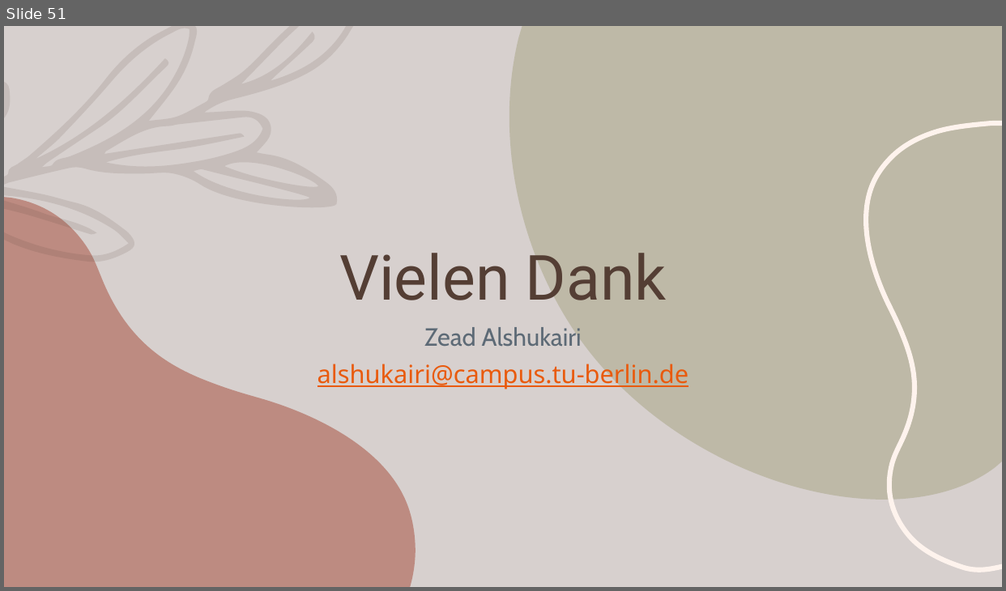
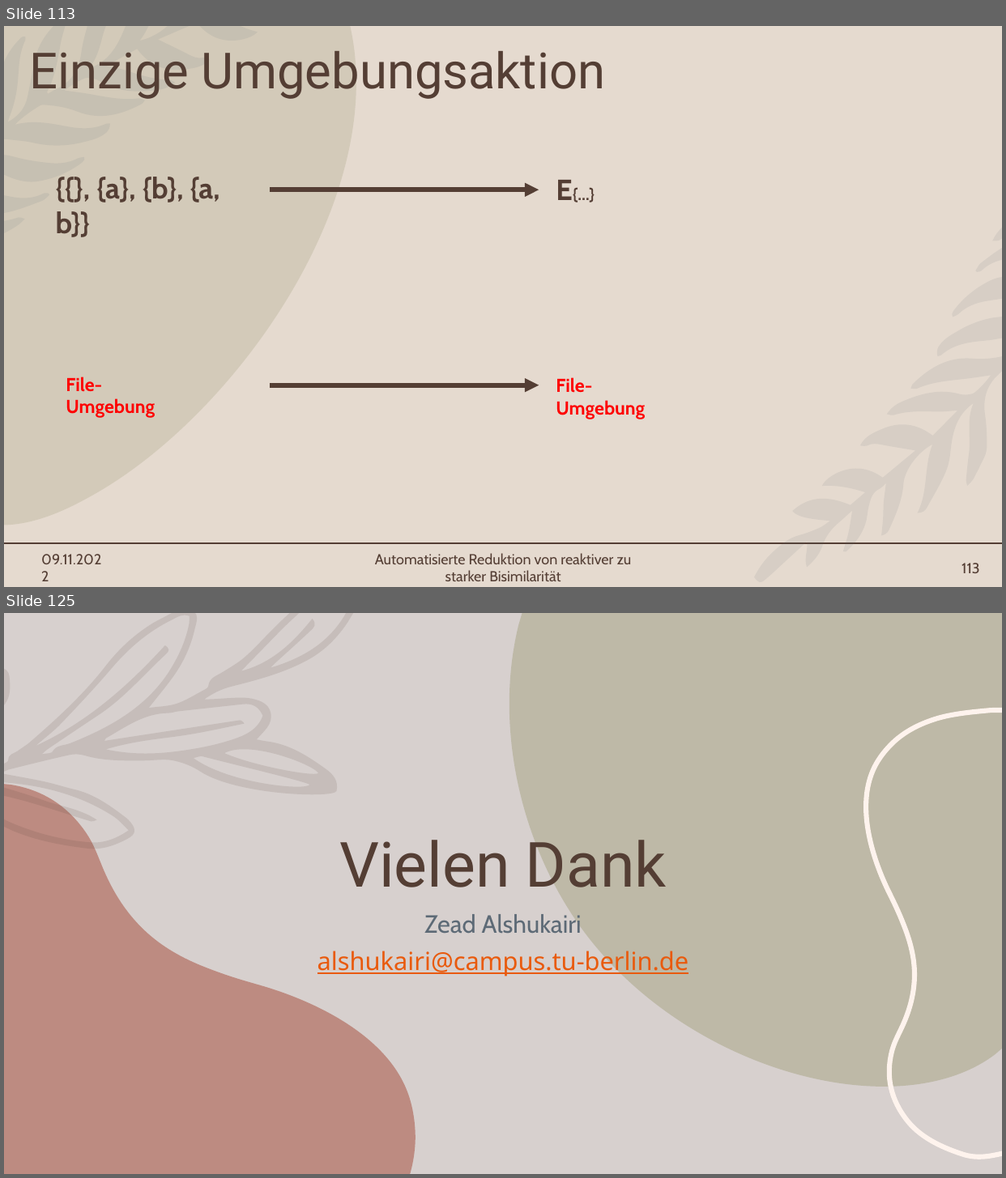
Before and after one commit to Mieneas/Automatisierte-Reduktion-von-reaktiver-zu-starker-Bisimilaritaet, a slide deck: thesis/FoKo-presentation/Automatisierte Reduktion von reaktiver zu starker Bisimilarität.pptx. Shown one above the other, each under a label of ours: slide 51 before the commit, slides 113 and 125 after it; the slides between them are not shown. The pictures are 1006x591 and 1006x1178 pixels, drawn with LibreOffice and Linux fonts; fonts in the diff are those of the drawing. Boxes give left, top, right and bottom in pixels: in the first picture for what was removed or moved away, otherwise in the second. Text is boxed around its words. In the diff, an @@ line names an element or a change of style, - is before the commit and + after.

```diff
--- a/thesis/FoKo-presentation/Automatisierte Reduktion von reaktiver zu starker Bisimilarität.pptx
+++ b/thesis/FoKo-presentation/Automatisierte Reduktion von reaktiver zu starker Bisimilarität.pptx
@@ slide 113 added at <box>4,26,1002,587</box>, background #E5DACF @@
@@ freeform shape added at <box>4,26,356,525</box>, fill #A09D79 at 25% opacity @@
@@ freeform shape added at <box>4,26,258,233</box>, fill #5D6A76 at 10% opacity @@
@@ text added at <box>30,51,605,99</box>, 48 pt, text #543E34 @@
+Einzige Umgebungsaktion
@@ text added at <box>56,177,220,237</box>, 28 pt, text #543E34, bold @@
+{{}, {a}, {b}, {a, b}}
@@ arrow added from (270, 190) to (539, 190), #543E34 4.5 pt @@
@@ text added at <box>556,180,572,200</box>, 16 pt, text #543E34, bold @@
+E{…}
@@ freeform shape added at <box>754,228,1002,583</box>, fill #5D6A76 at 10% opacity @@
@@ text added at <box>66,377,155,418</box>, 18 pt, text #FF0000, bold @@
+File-Umgebung
@@ arrow added from (270, 386) to (539, 386), #543E34 4.5 pt @@
@@ text added at <box>556,378,645,420</box>, 18 pt, text #FF0000, bold @@
+File-Umgebung
@@ line added from (4, 544) to (1002, 544), #543E34 1.25 pt @@
@@ text added at <box>41,554,101,565</box>, 14 pt, text #543E34 @@
+09.11.2022
@@ text added at <box>375,553,632,582</box>, 14 pt, text #543E34 @@
+Automatisierte Reduktion von reaktiver zu starker Bisimilarität
@@ page number added at <box>961,563,980,574</box>, 14 pt, text #543E34 @@
+113
@@ what was slide 51 is now slide 125 @@
```
Also in this commit, not shown: 9 slides changed, 74 other slides added, 1 slide removed, 3 other files.
